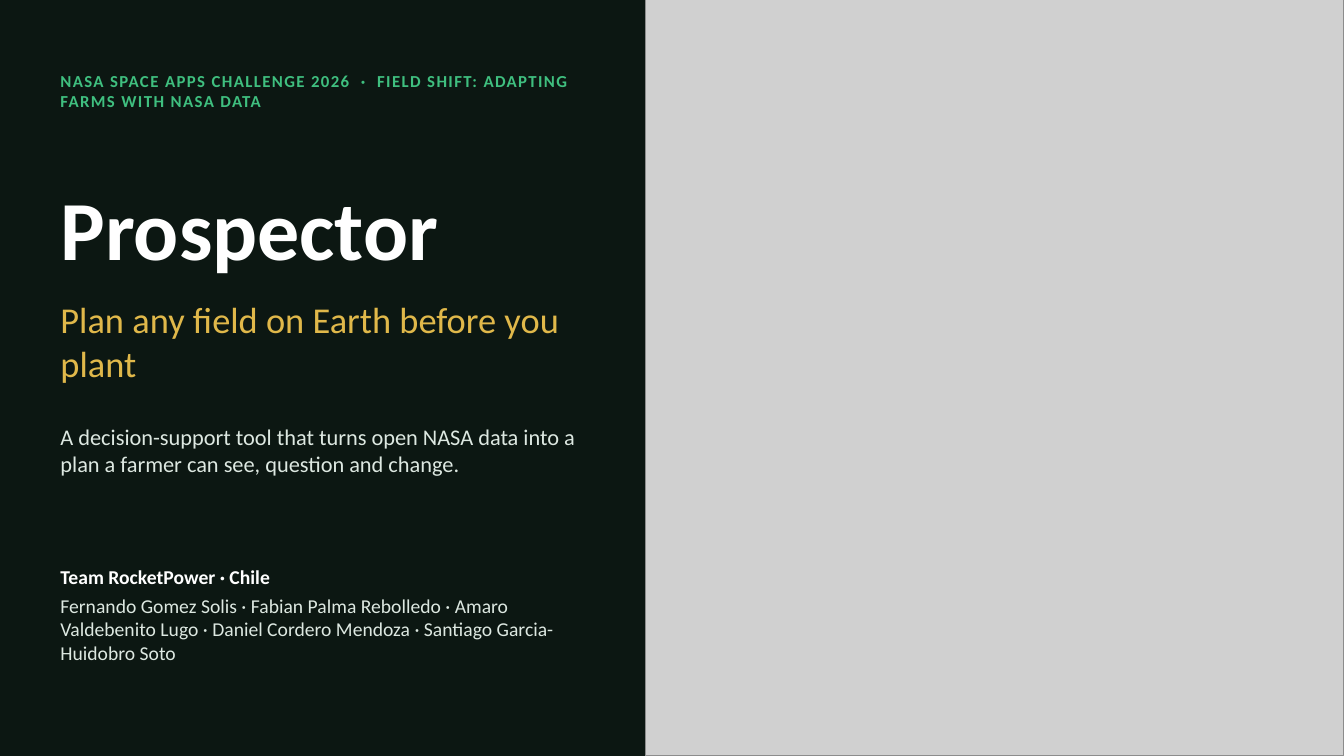
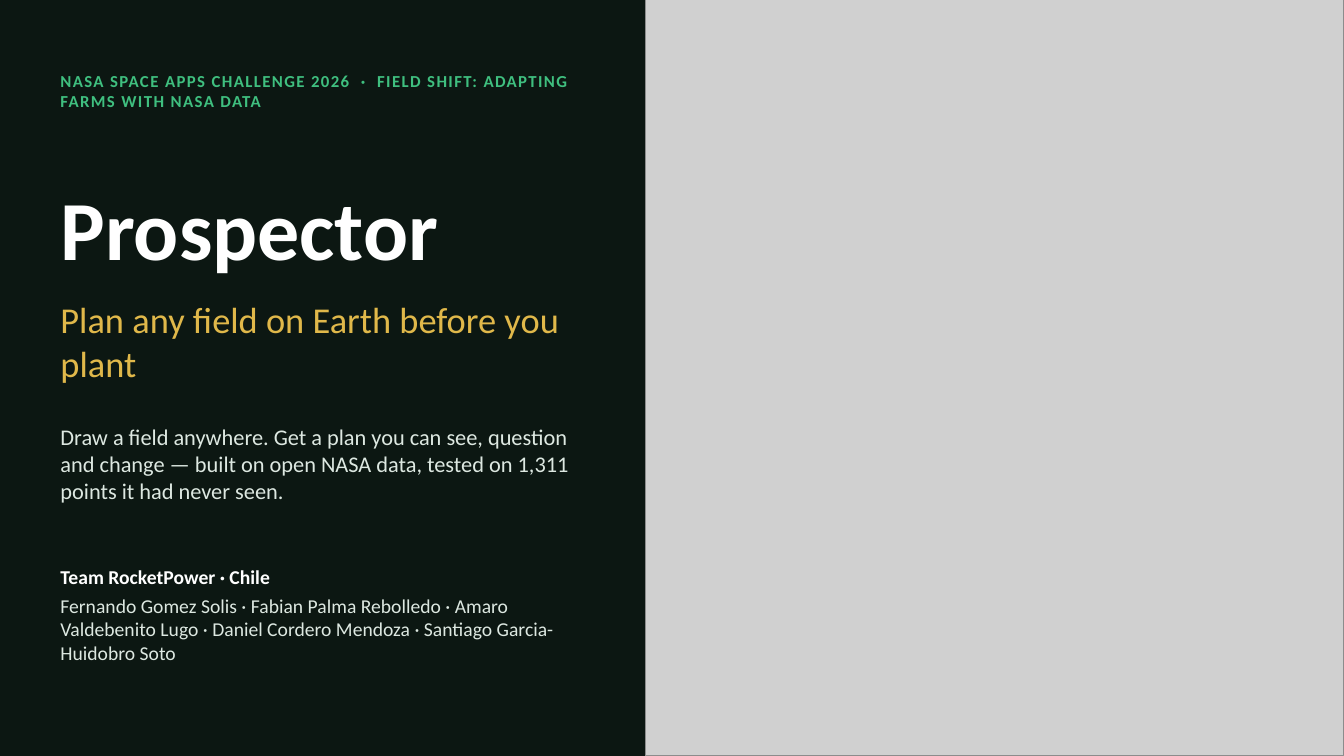
Before and after one commit to fergomezs2024/prospector-field-shift, a slide deck: slide 1 of docs/demo/Prospector_RocketPower_demo.pptx. Drawn at 1344x756 pixels with LibreOffice and Linux fonts; fonts in the diff are those of the drawing; grey boxes stand for pictures. Boxes give left, top, right and bottom in pixels: in the first picture for what was removed or moved away, otherwise in the second. Text is boxed around its words. In the diff, an @@ line names an element or a change of style, - is before the commit and + after.

```diff
--- a/docs/demo/Prospector_RocketPower_demo.pptx
+++ b/docs/demo/Prospector_RocketPower_demo.pptx
@@ text at box(60, 429, 569, 503): text changed @@
-A decision-support tool that turns open NASA data into a plan a farmer can see, question and change.
+Draw a field anywhere. Get a plan you can see, question and change — built on open NASA data, tested on 1,311 points it had never seen.
```
Also in this commit, not shown: 4 other slides changed, 1 slide added, 1 slide removed, 12 other files.
